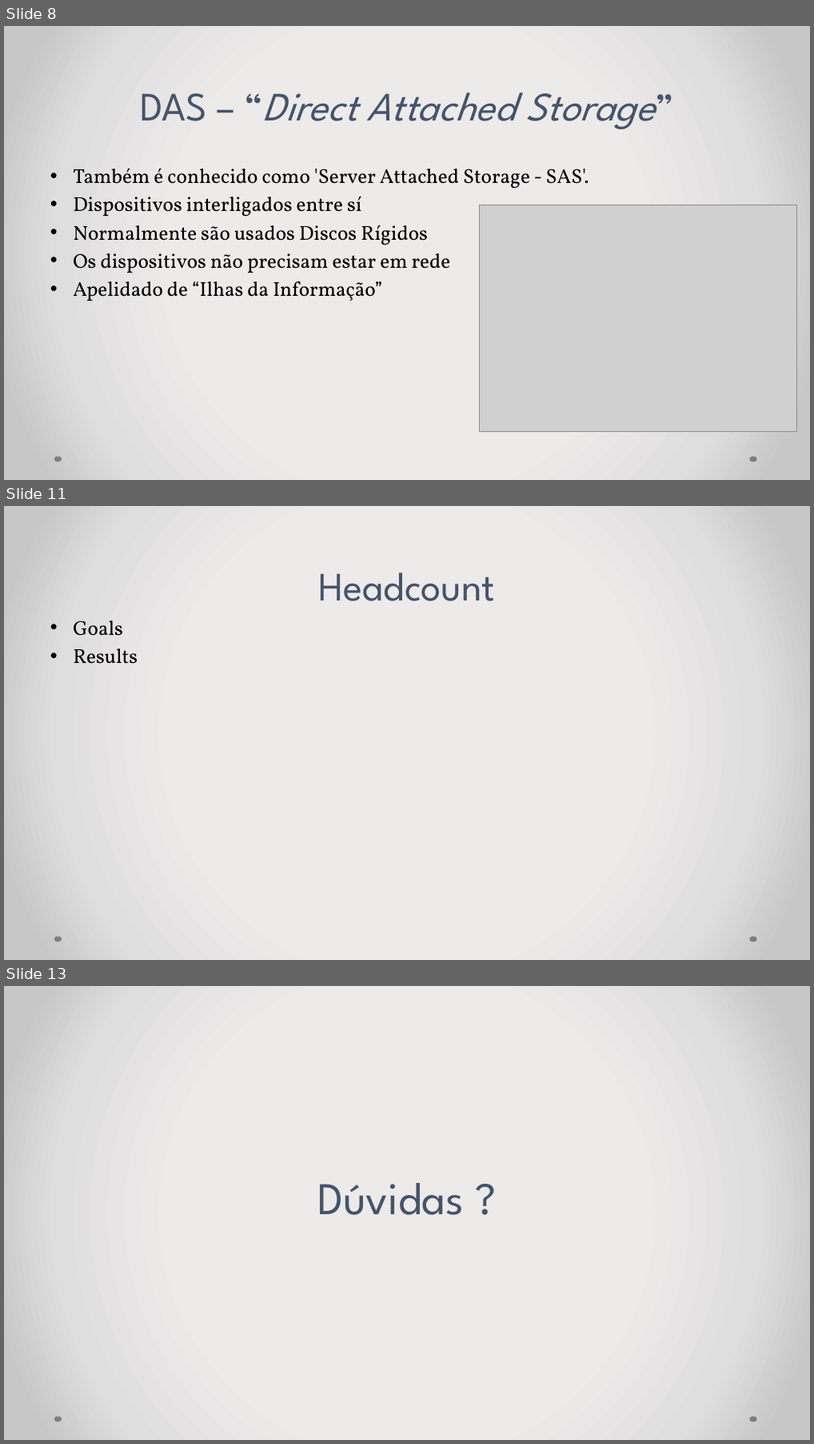
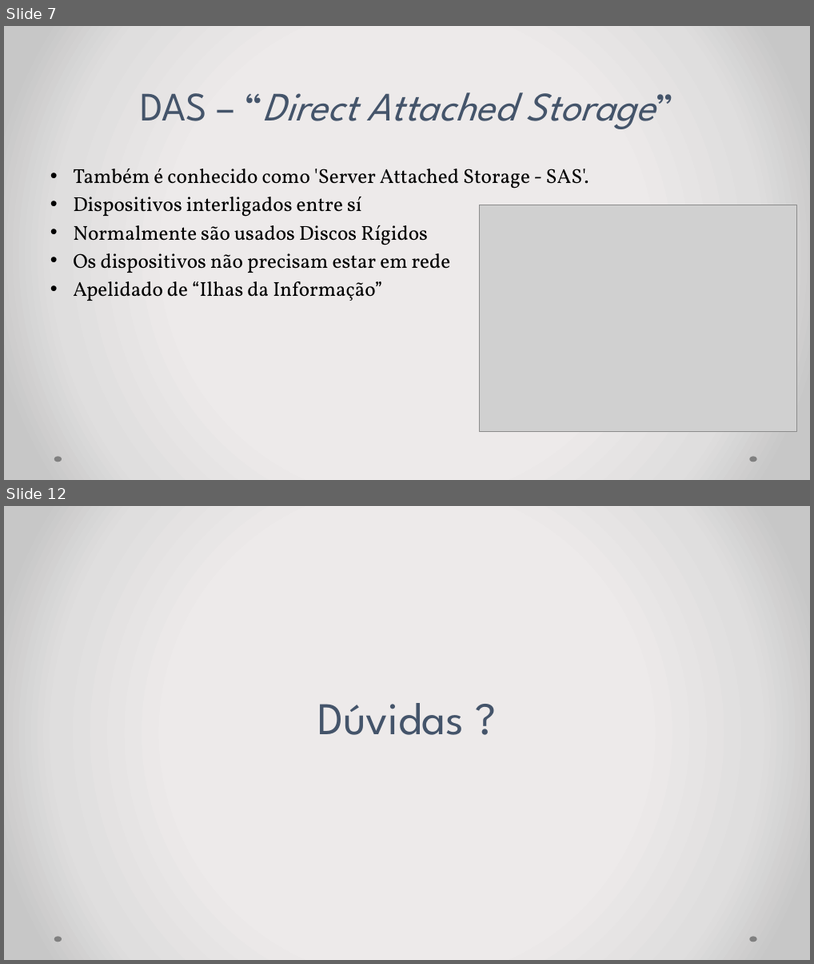
Before and after one commit to IHMHR/Arquitetura-de-Computadores, a slide deck: ApresentacaoArmazenamento.pptx. Shown one above the other, each under a label of ours: slides 8, 11 and 13 before the commit, slides 7 and 12 after it; the slides between them are not shown. The pictures are 814x1444 and 814x964 pixels, drawn with LibreOffice and Linux fonts; fonts in the diff are those of the drawing; grey boxes stand for pictures. Boxes give left, top, right and bottom in pixels: in the first picture for what was removed or moved away, otherwise in the second. Text is boxed around its words. In the diff, an @@ line names an element or a change of style, - is before the commit and + after.

```diff
--- a/ApresentacaoArmazenamento.pptx
+++ b/ApresentacaoArmazenamento.pptx
@@ slide 11 removed at (4, 506, 810, 960), background gradient #EDEBEB to #E0DEDE to #C9C7C7; not listed: 2 template elements that a slide beside it also shows @@
@@ title removed at (318, 572, 495, 601) @@
-Headcount
@@ text removed at (73, 620, 138, 664) @@
-• Goals
-• Results
@@ what was slide 8 is now slide 7 @@
@@ what was slide 13 is now slide 12 @@
```
Also in this commit, not shown: 2 slides changed, 3 slides added, 3 other slides removed, 3 other files.
